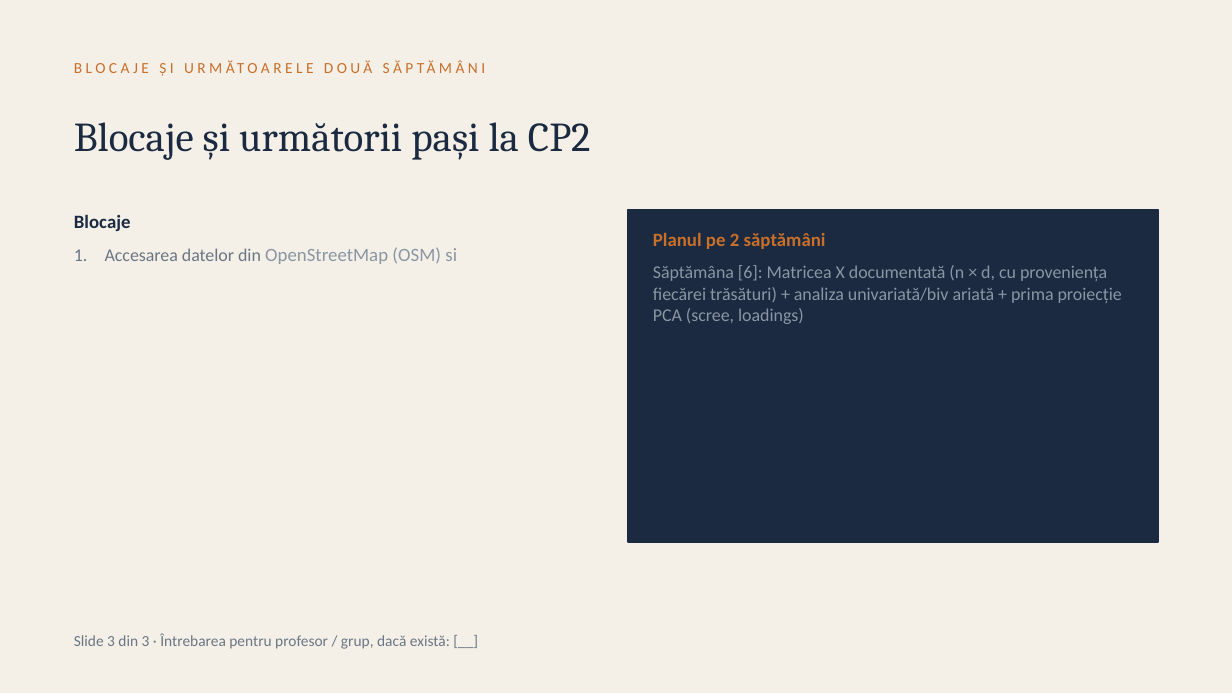
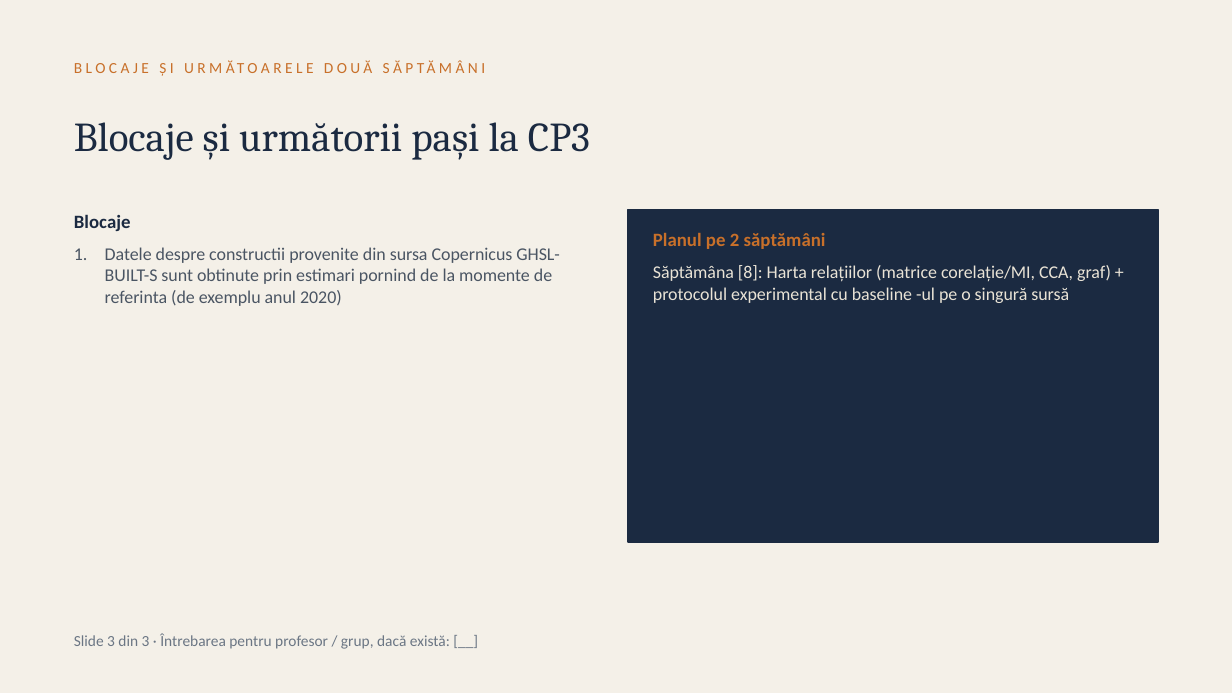
Before and after one commit to raducu-stanciu/Celula-Urbana-Fenomenul-Insula-de-caldura-si-forma-urbana, a slide deck: slide 3 of MEDE_sablon_checkpoint_3_slide-uri.pptx. Drawn at 1232x693 pixels with LibreOffice and Linux fonts; fonts in the diff are those of the drawing. Boxes give left, top, right and bottom in pixels: in the first picture for what was removed or moved away, otherwise in the second. Text is boxed around its words. In the diff, an @@ line names an element or a change of style, - is before the commit and + after.

```diff
--- a/MEDE_sablon_checkpoint_3_slide-uri.pptx
+++ b/MEDE_sablon_checkpoint_3_slide-uri.pptx
@@ text at <box>239,122,590,160</box>: text changed @@
-Blocaje și următorii pași la CP2
+Blocaje și următorii pași la CP3
@@ text at <box>105,247,560,306</box>: text changed; size 11 to 10.5 pt; text colour #8A96A3 to #4A5563 @@
-1. Accesarea datelor din OpenStreetMap (OSM) si
+1. Datele despre constructii provenite din sursa Copernicus GHSL-BUILT-S sunt obtinute prin estimari pornind de la momente de referinta (de exemplu anul 2020)
@@ text at <box>653,265,1111,303</box>: text changed; text colour #8A96A3 to #E9E3D6 @@
-Săptămâna [6]: Matricea X documentată (n × d, cu proveniența fiecărei trăsături) + analiza univariată/biv ariată + prima proiecție PCA (scree, loadings)
+Săptămâna [8]: Harta relațiilor (matrice corelație/MI, CCA, graf) + protocolul experimental cu baseline -ul pe o singură sursă
```
Also in this commit, not shown: 2 other slides changed, 5 other files.
